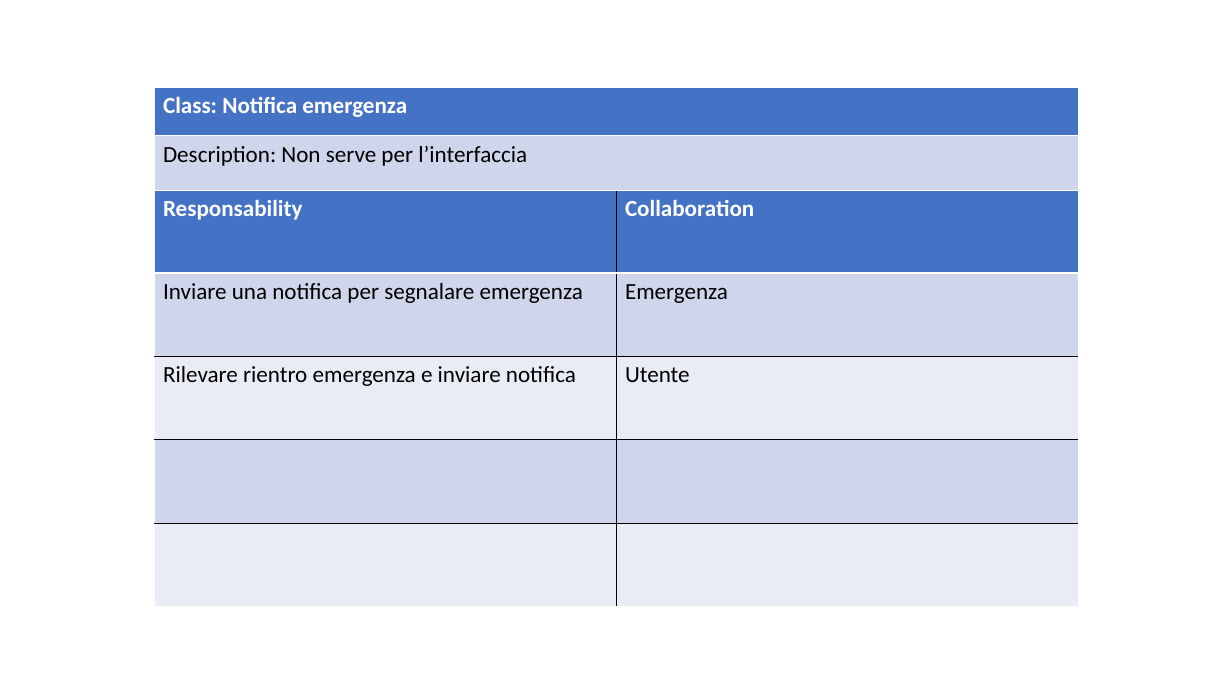
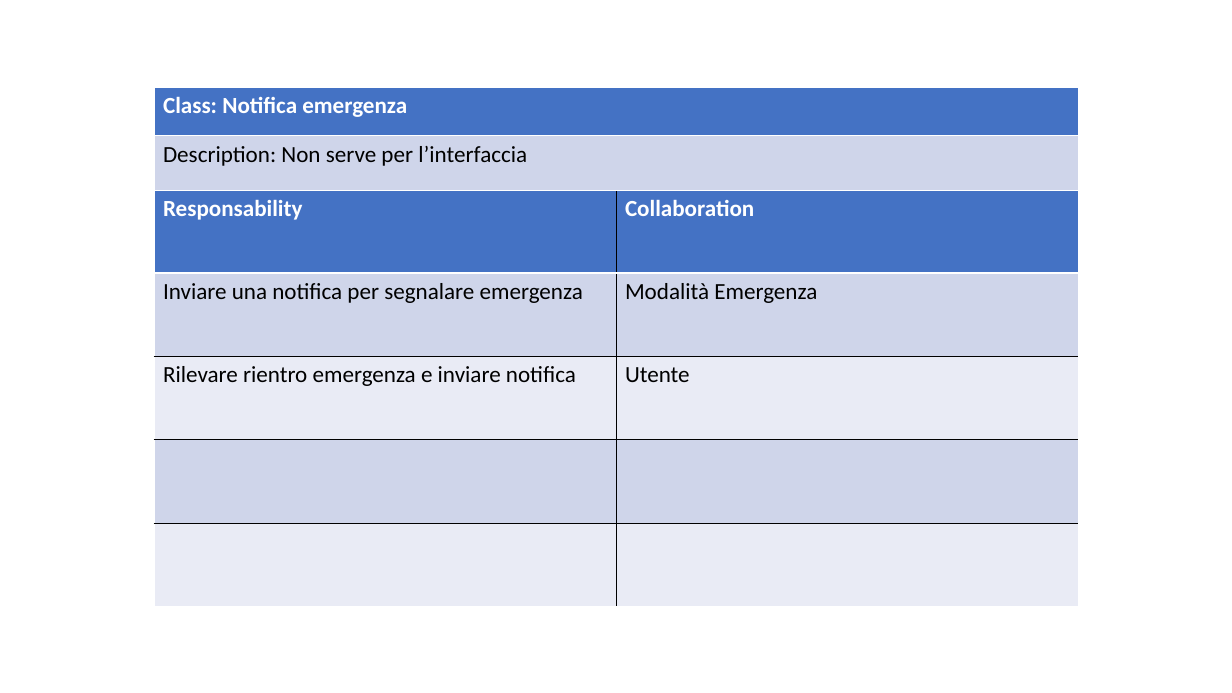
Before and after one commit to ecorradini/ProgettoIDS, a slide deck: slide 4 of AnalisiRequisiti/CRC/UT4/CRC_UT4.ppt. Drawn at 1232x693 pixels with LibreOffice and Linux fonts; fonts in the diff are those of the drawing. Boxes give left, top, right and bottom in pixels: in the first picture for what was removed or moved away, otherwise in the second. Text is boxed around its words. In the diff, an @@ line names an element or a change of style, - is before the commit and + after.

```diff
--- a/AnalisiRequisiti/CRC/UT4/CRC_UT4.ppt
+++ b/AnalisiRequisiti/CRC/UT4/CRC_UT4.ppt
@@ table at bbox=[154, 189, 1078, 606] @@
-row 2, column 2: Emergenza
+row 2, column 2: Modalità Emergenza
```
Also in this commit, not shown: 1 other slide changed.
